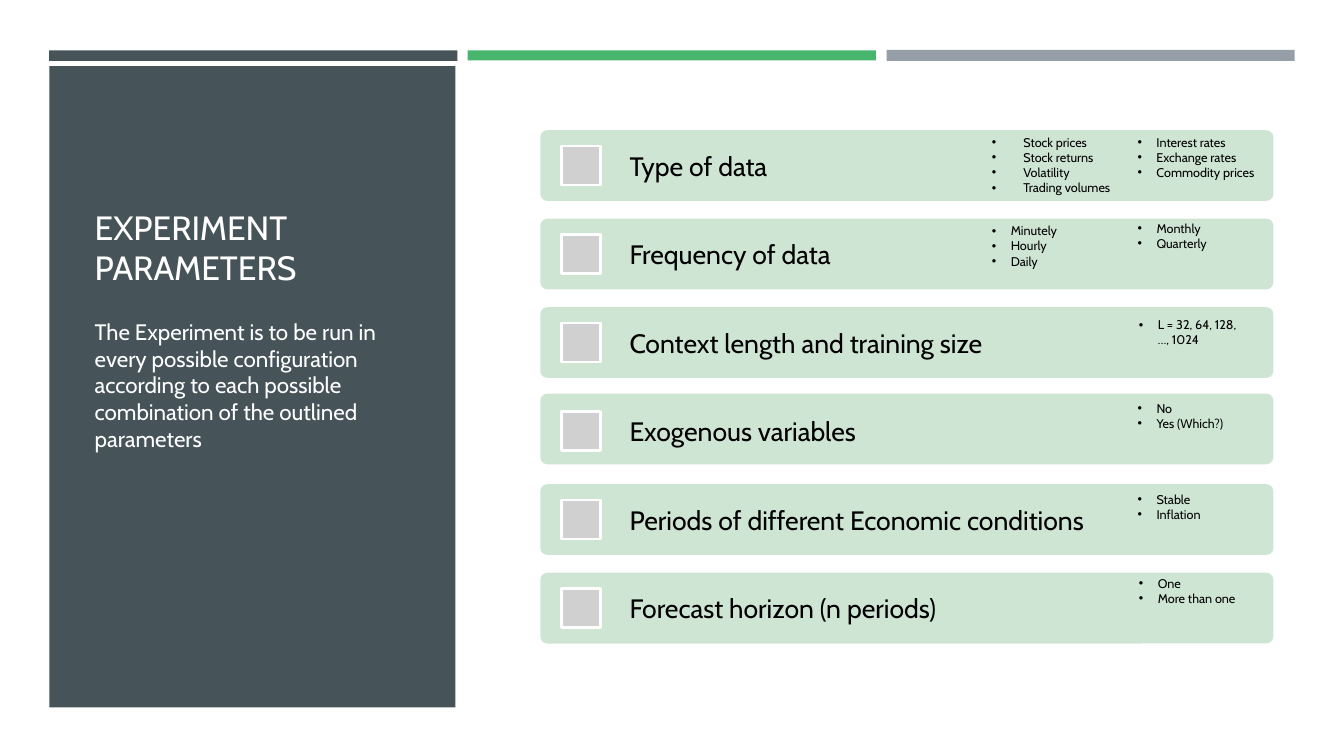
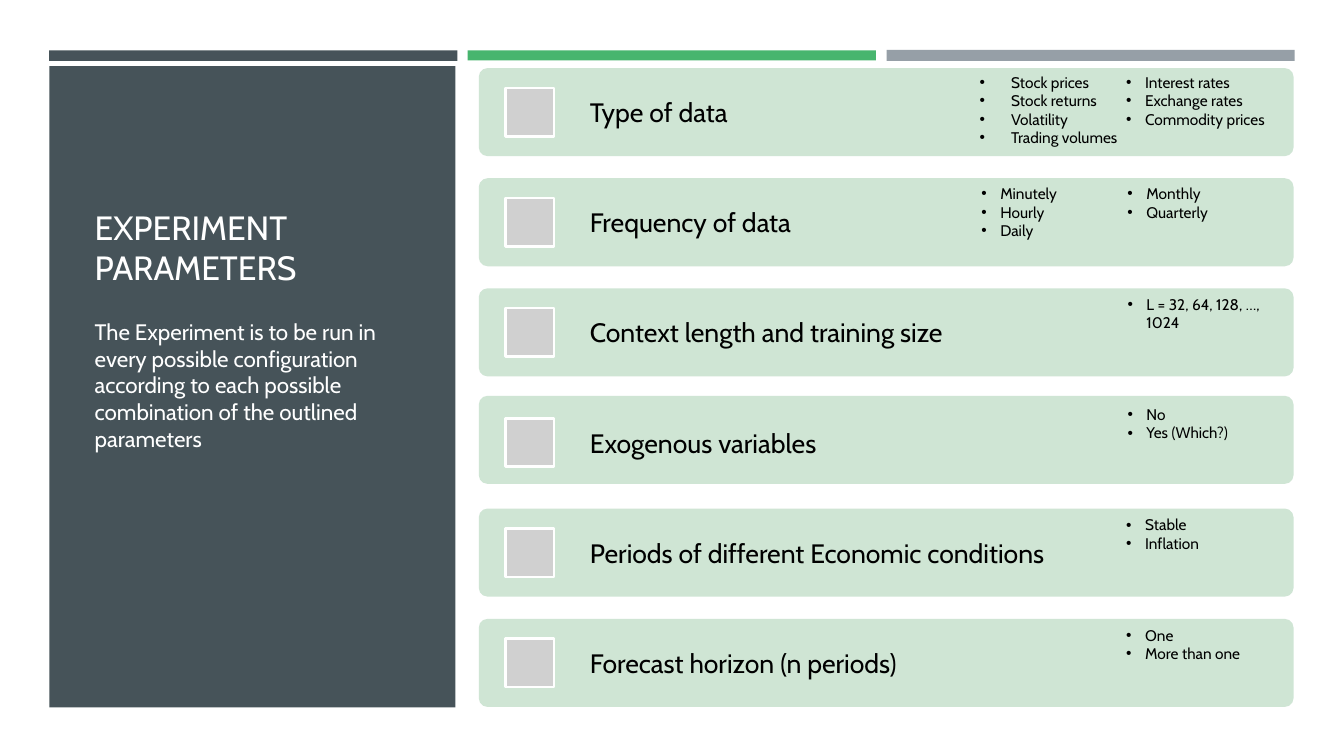
Before and after one commit to filip-topic/Time-Series-Foundation-Models-in-Financial-time-series-prediction, a slide deck: slide 12 of 17th of July Presentation.pptx. Drawn at 1344x756 pixels with LibreOffice and Linux fonts; fonts in the diff are those of the drawing; grey boxes stand for pictures. Boxes give left, top, right and bottom in pixels: in the first picture for what was removed or moved away, otherwise in the second. Text is boxed around its words. In the diff, an @@ line names an element or a change of style, - is before the commit and + after.

Commit message:
presentation work

```diff
--- a/17th of July Presentation.pptx
+++ b/17th of July Presentation.pptx
@@ rounded rectangle: place and size @@
-rounded rectangle at (540,130,1273,201)
+rounded rectangle at (479,69,1294,156)
@@ picture: place and size @@
-picture at (562,146,601,186)
+picture at (505,88,554,136)
@@ text "Type of data": place and size @@
-text "Type of data" at (630,156,767,182)
+text "Type of data" at (590,102,728,128)
@@ text "Stock prices": place and size @@
-text "Stock prices" at (1023,137,1110,195)
+text "Stock prices" at (1011,76,1117,147)
@@ size 9 to 11 pt in 8 elements at (1146,409,1228,440), (1145,518,1199,549), (1000,187,1057,240), (1146,187,1207,222), (1146,299,1242,328), (1145,630,1240,659), (1011,76,1117,147), (1145,77,1265,129) @@
@@ text "Interest rates": place and size @@
-text "Interest rates" at (1156,138,1254,180)
+text "Interest rates" at (1145,77,1265,129)
@@ rounded rectangle: place and size @@
-rounded rectangle at (540,219,1273,289)
+rounded rectangle at (479,178,1294,266)
@@ text "Frequency of data": place and size @@
-text "Frequency of data" at (630,244,831,270)
+text "Frequency of data" at (590,212,791,238)
@@ text "Minutely": place and size @@
-text "Minutely" at (1011,225,1057,269)
+text "Minutely" at (1000,187,1057,240)
@@ text "Monthly": place and size @@
-text "Monthly" at (1157,223,1207,251)
+text "Monthly" at (1146,187,1207,222)
@@ rounded rectangle: place and size @@
-rounded rectangle at (540,308,1273,378)
+rounded rectangle at (479,288,1294,376)
@@ text "Context length and training size": place and size @@
-text "Context length and training size" at (630,333,982,358)
+text "Context length and training size" at (590,322,942,348)
@@ text "L = 32, 64, 128, ...": place and size @@
-text "L = 32, 64, 128, ..." at (1158,320,1236,344)
+text "L = 32, 64, 128, ..." at (1146,299,1242,328)
@@ rounded rectangle: place and size @@
-rounded rectangle at (540,393,1273,464)
+rounded rectangle at (479,396,1294,484)
@@ text "Exogenous variables": place and size @@
-text "Exogenous variables" at (630,421,856,447)
+text "Exogenous variables" at (590,433,816,458)
@@ text "No": place and size @@
-text "No" at (1157,404,1223,430)
+text "No" at (1146,409,1228,440)
@@ rounded rectangle: place and size @@
-rounded rectangle at (540,484,1273,555)
+rounded rectangle at (479,509,1294,597)
@@ text "Periods of different Economic conditions": place and size @@
-text "Periods of different Economic conditions" at (630,510,1084,531)
+text "Periods of different Economic conditions" at (590,543,1044,564)
@@ text "Stable": place and size @@
-text "Stable" at (1157,494,1201,519)
+text "Stable" at (1145,518,1199,549)
@@ group removed at (562,235,601,628): 5 pictures @@
@@ rounded rectangle: place and size @@
-rounded rectangle at (540,573,1273,643)
+rounded rectangle at (479,619,1294,707)
@@ text "Forecast horizon (n periods)": place and size @@
-text "Forecast horizon (n periods)" at (630,598,936,624)
+text "Forecast horizon (n periods)" at (590,653,896,679)
@@ text "One": place and size @@
-text "One" at (1158,579,1235,603)
+text "One" at (1145,630,1240,659)
@@ group added at (505,198,554,687): 5 pictures @@
```
Also in this commit, not shown: 10 other slides changed, 4 slides added, 1 slide removed, 1 other file.
